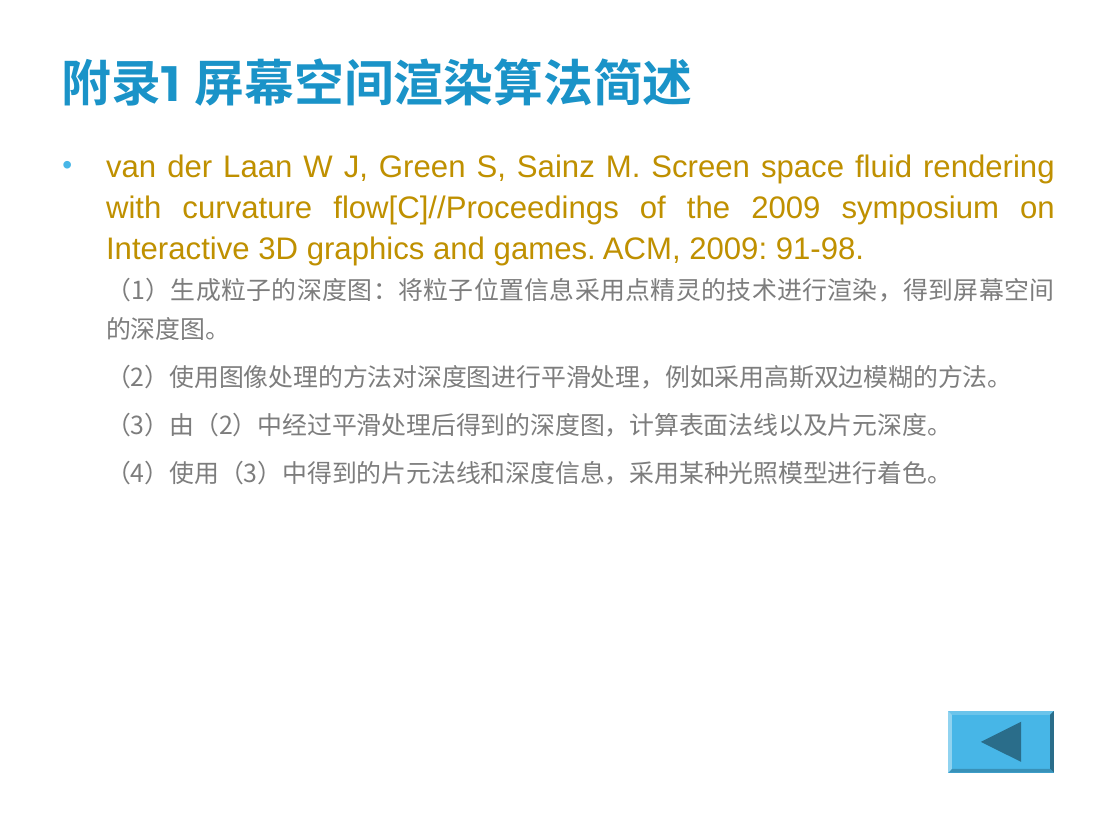
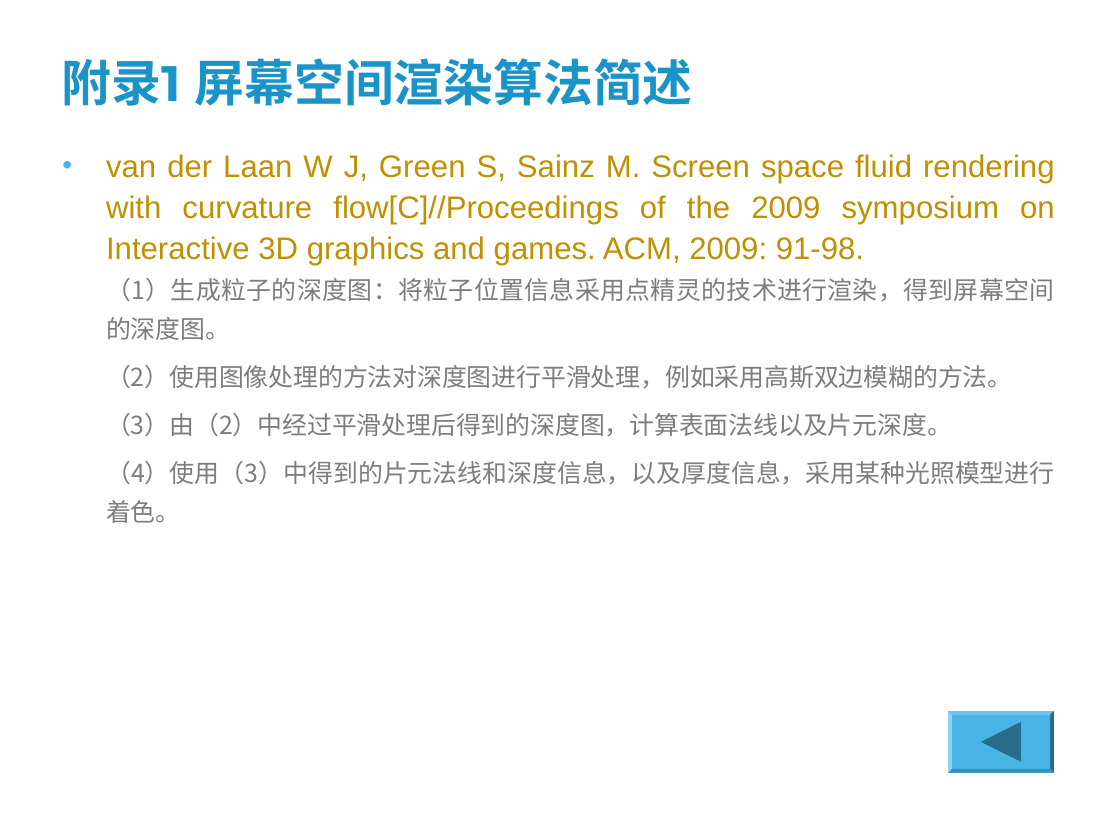
Before and after one commit to wsxmm1153/dissertation, a slide deck: slide 30 of paper/答辩讲稿.ppt (slide 29 before the commit). Drawn at 1120x840 pixels with LibreOffice and Linux fonts; fonts in the diff are those of the drawing; background and template pictures are left out. Boxes give left, top, right and bottom in pixels: in the first picture for what was removed or moved away, otherwise in the second. Text is boxed around its words. In the diff, an @@ line names an element or a change of style, - is before the commit and + after.

Commit message:
渲染效果

```diff
--- a/paper/答辩讲稿.ppt
+++ b/paper/答辩讲稿.ppt
@@ text at (106,461,1054,523): text changed @@
-    （4）使用（3）中得到的片元法线和深度信息，采用某种光照模型进行着色。
+    （4）使用（3）中得到的片元法线和深度信息，以及厚度信息，采用某种光照模型进行着色。
```
Also in this commit, not shown: 3 other slides changed, 1 slide added, 4 other files.
